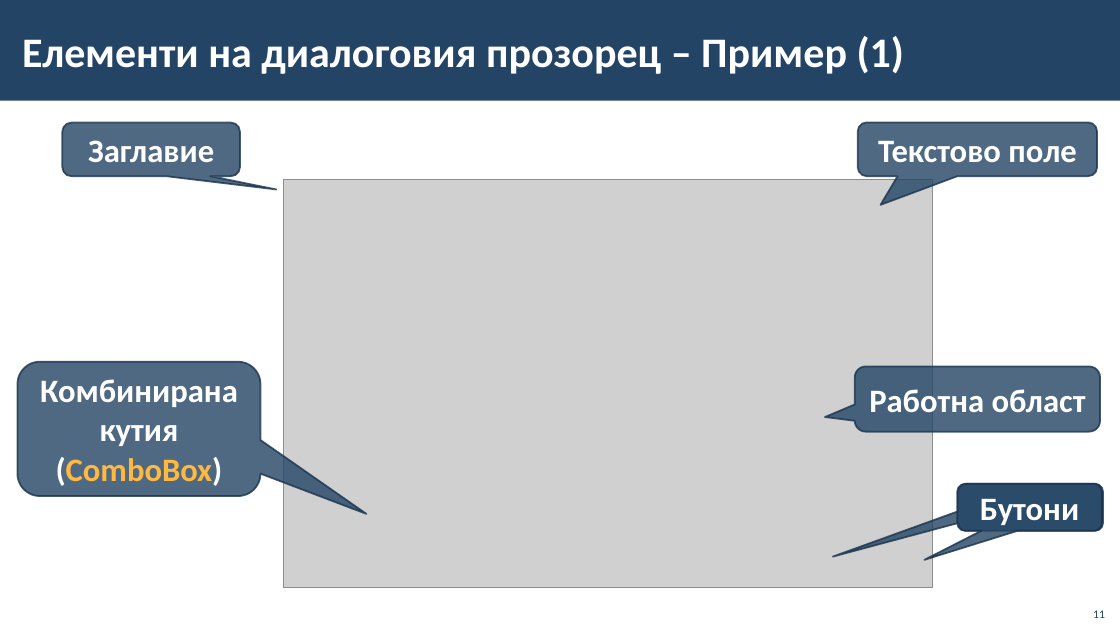
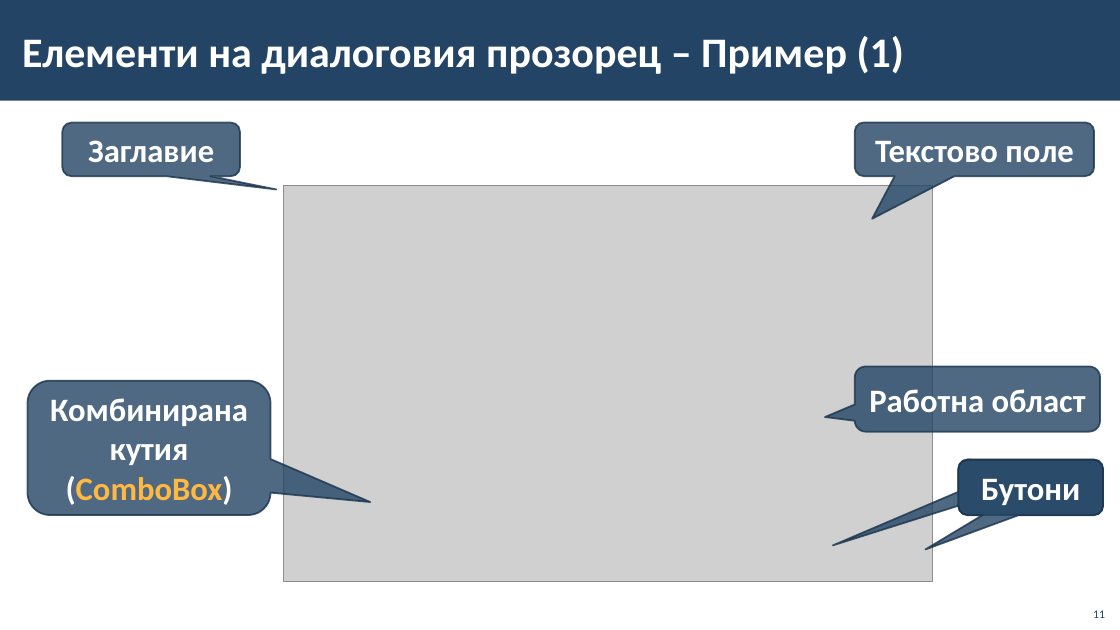
Before and after one commit to BG-IT-Edu/School-Programming, a slide deck: slide 11 of Courses/Computer-Modeling-and-IT/Computer-Modeling-and-IT-5-Class/02-User-Interface/02-User-Interface.pptx. Drawn at 1120x630 pixels with LibreOffice and Linux fonts; fonts in the diff are those of the drawing; grey boxes stand for pictures; background and template pictures are left out. Boxes give left, top, right and bottom in pixels: in the first picture for what was removed or moved away, otherwise in the second. Text is boxed around its words. In the diff, an @@ line names an element or a change of style, - is before the commit and + after.

```diff
--- a/Courses/Computer-Modeling-and-IT/Computer-Modeling-and-IT-5-Class/02-User-Interface/02-User-Interface.pptx
+++ b/Courses/Computer-Modeling-and-IT/Computer-Modeling-and-IT-5-Class/02-User-Interface/02-User-Interface.pptx
@@ rounded speech box "Текстово поле" at <box>855,123,1095,176</box>: proportions changed @@
@@ picture: place and size @@
-picture at <box>283,179,933,587</box>
+picture at <box>283,186,933,581</box>
@@ rounded speech box "Комбинирана кутия (ComboBox)" at <box>28,381,271,515</box>: proportions changed @@
@@ rounded speech box "Комбинирана кутия (ComboBox)": place and size @@
-rounded speech box "Комбинирана кутия (ComboBox)" at <box>18,362,260,497</box>
+rounded speech box "Комбинирана кутия (ComboBox)" at <box>28,381,271,515</box>
@@ rounded speech box "Бутони": place and size @@
-rounded speech box "Бутони" at <box>958,484,1102,531</box>
+rounded speech box "Бутони" at <box>959,460,1103,515</box>
@@ rounded speech box: place and size @@
-rounded speech box at <box>959,484,1103,531</box>
+rounded speech box at <box>959,460,1103,515</box>
```
Also in this commit, not shown: 12 other slides changed.
